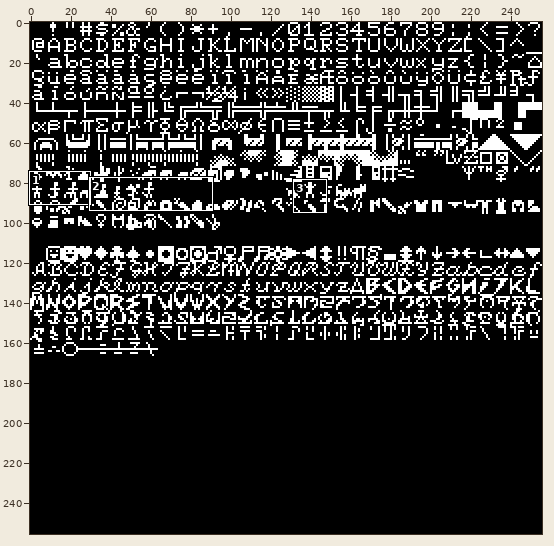
Sprite sheet: mix/fonts/8x8-thin.png. The picture above shows the old version from afar; the outline marks the close-up.
Close-up. Earlier state:
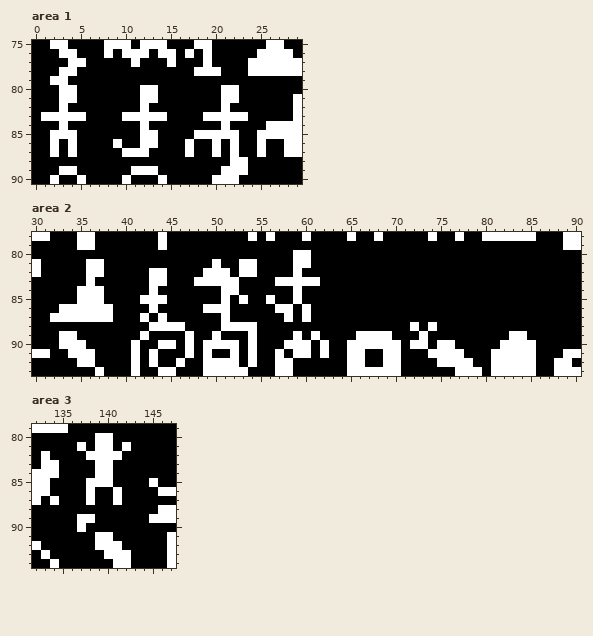
The file is 256x256 pixels. Shown: area 1: x 0..29, y 75..90; area 2: x 30..90, y 78..93; area 3: x 132..147, y 79..94.
After the commit:
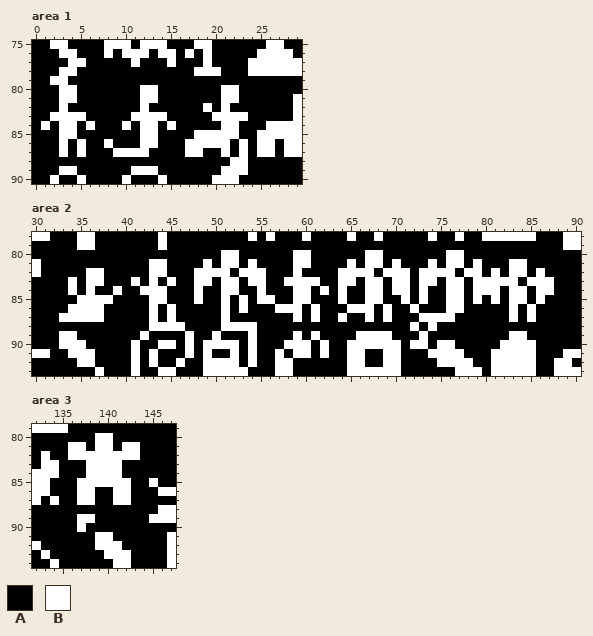
Palette (. is transparent): A #000000  B #ffffff
The exact change:
Changed rows in their new state; - is an unchanged pixel.
Area 1:
first column x 1:
82 ------------------B-------
83 A--------A--------A-------
84 B--B-B---B--B-B------B----
85 -A------------------------
86 -ABAB--BA--------BB-BAB--B
87 -ABAB---B--------B-ABAB--B
Area 2:
first column x 32:
80 -------------------BB--------------BB-------BB----------
81 ----AA-----BB----BABBA-----------B-BB-B---B-BB-B---BB---
82 ----------------B------B--------BBBB-BBB-BBBB-BB-B-BB-B-
83 --B--B---B--AB----A---BB-A------BB-BB-BB-BB-BB-BBBBB-BBB
84 --BA-A-B--B-B---B------B----B-B-B--BB-BB-B--BB-BBB-BB-BB
85 ------B---A-----B------B----B---B--BB--B-B--BB-B-B-BB-B-
86 -A----A------B---AA--B-----BAB---BBB-B--B---BB-----B-B--
87 A-----A---ABAB------------ABAB--B--B-B---BBBB------B-B--
Area 3:
first column x 136:
81 B------B
82 BB----BB
83 --B--B--
84 --B--B--
85 -B---BB-
86 -B----B-
87 -B----B-
